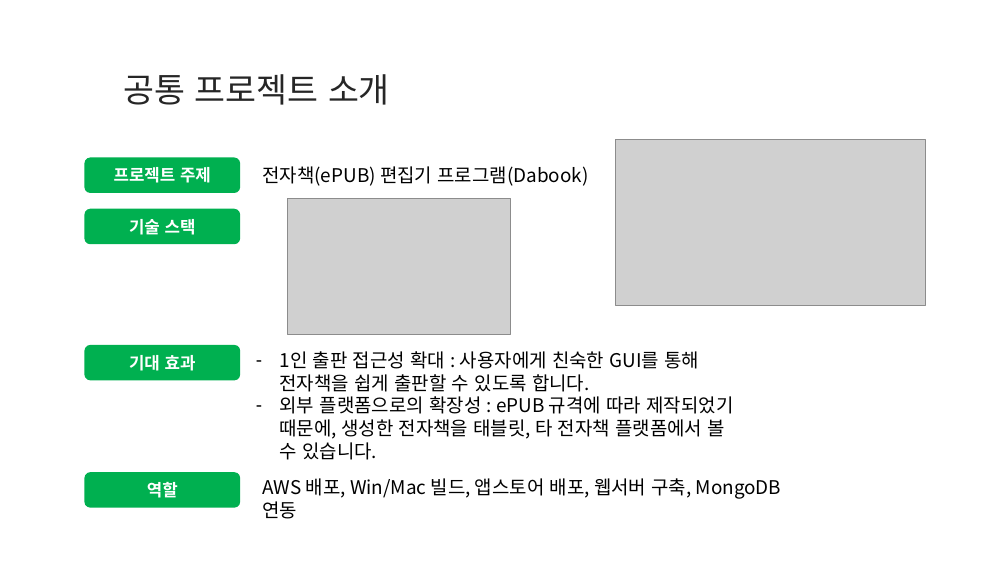
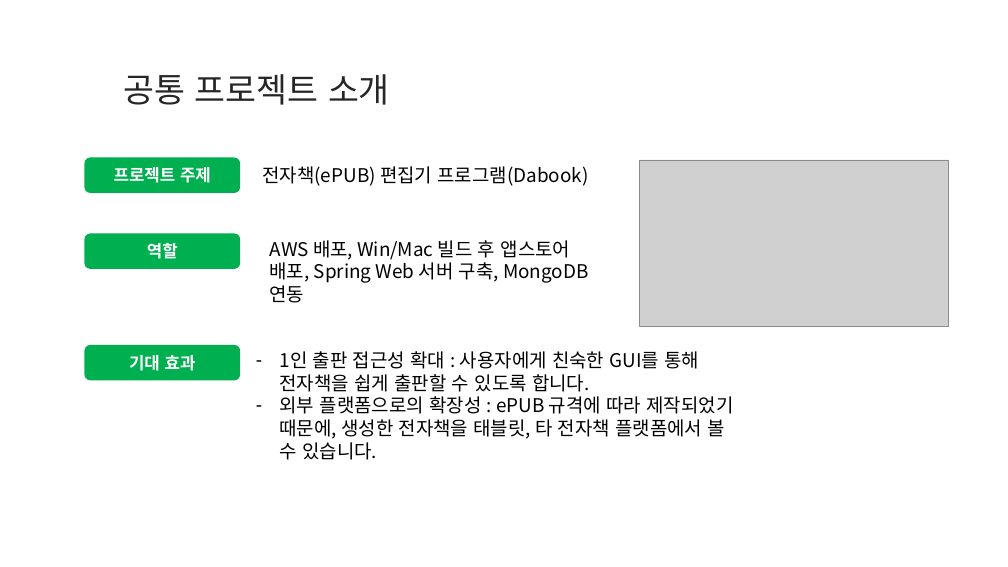
Before and after one commit to shim99887/TMI, a slide deck: slide 2 of docs/Introduce/SDS_자기소개_최낙훈.pptx. Drawn at 1008x567 pixels with LibreOffice and Linux fonts; fonts in the diff are those of the drawing; grey boxes stand for pictures; background and template pictures are left out. Boxes give left, top, right and bottom in pixels: in the first picture for what was removed or moved away, otherwise in the second. Text is boxed around its words. In the diff, an @@ line names an element or a change of style, - is before the commit and + after.

```diff
--- a/docs/Introduce/SDS_자기소개_최낙훈.pptx
+++ b/docs/Introduce/SDS_자기소개_최낙훈.pptx
@@ picture: place and size @@
-picture at (616,139,926,306)
+picture at (640,160,950,327)
@@ rounded rectangle removed at (85,209,240,244) @@
-기술 스택
@@ picture removed at (287,198,510,334) @@
@@ rounded rectangle "역할": place and size @@
-rounded rectangle "역할" at (85,473,240,508)
+rounded rectangle "역할" at (85,234,240,269)
@@ text at (270,240,589,303): text changed @@
-AWS 배포, Win/Mac 빌드, 앱스토어 배포, 웹서버 구축, MongoDB 연동
+AWS 배포, Win/Mac 빌드 후 앱스토어 배포, Spring Web 서버 구축, MongoDB 연동
```
Also in this commit, not shown: 2 other slides changed.
